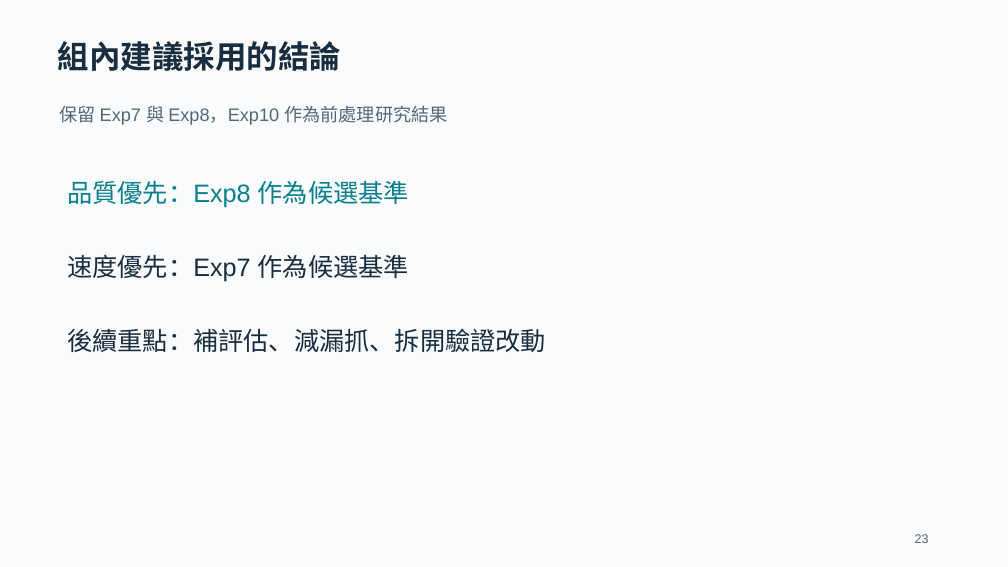
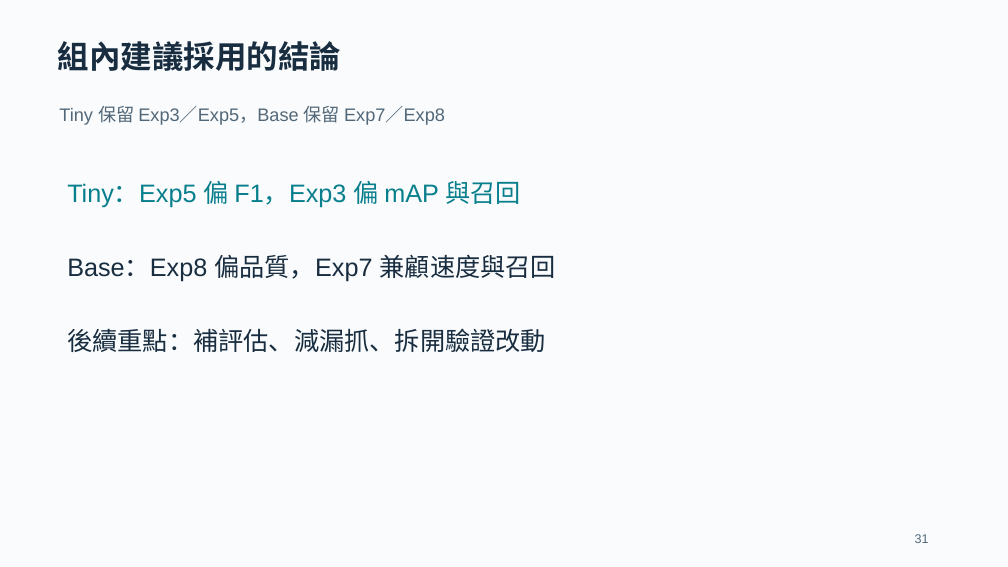
Before and after one commit to contemplator/nchu-research-method-traffic-violation-dataset, a slide deck: slide 31 of outputs/Exp1-Exp10_交通設施偵測實驗報告.pptx (slide 23 before the commit). Drawn at 1008x567 pixels with LibreOffice and Linux fonts; fonts in the diff are those of the drawing. Boxes give left, top, right and bottom in pixels: in the first picture for what was removed or moved away, otherwise in the second. Text is boxed around its words. In the diff, an @@ line names an element or a change of style, - is before the commit and + after.

```diff
--- a/outputs/Exp1-Exp10_交通設施偵測實驗報告.pptx
+++ b/outputs/Exp1-Exp10_交通設施偵測實驗報告.pptx
@@ text at [59, 106, 445, 125]: text changed @@
-保留 Exp7 與 Exp8，Exp10 作為前處理研究結果
+Tiny 保留 Exp3／Exp5，Base 保留 Exp7／Exp8
@@ text at [67, 181, 522, 207]: text changed @@
-品質優先：Exp8 作為候選基準
+Tiny：Exp5 偏 F1，Exp3 偏 mAP 與召回
@@ text at [67, 254, 556, 282]: text changed @@
-速度優先：Exp7 作為候選基準
+Base：Exp8 偏品質，Exp7 兼顧速度與召回
@@ text at [915, 534, 929, 543]: text changed @@
-23
+31
```
Also in this commit, not shown: 16 other slides changed, 8 slides added.
